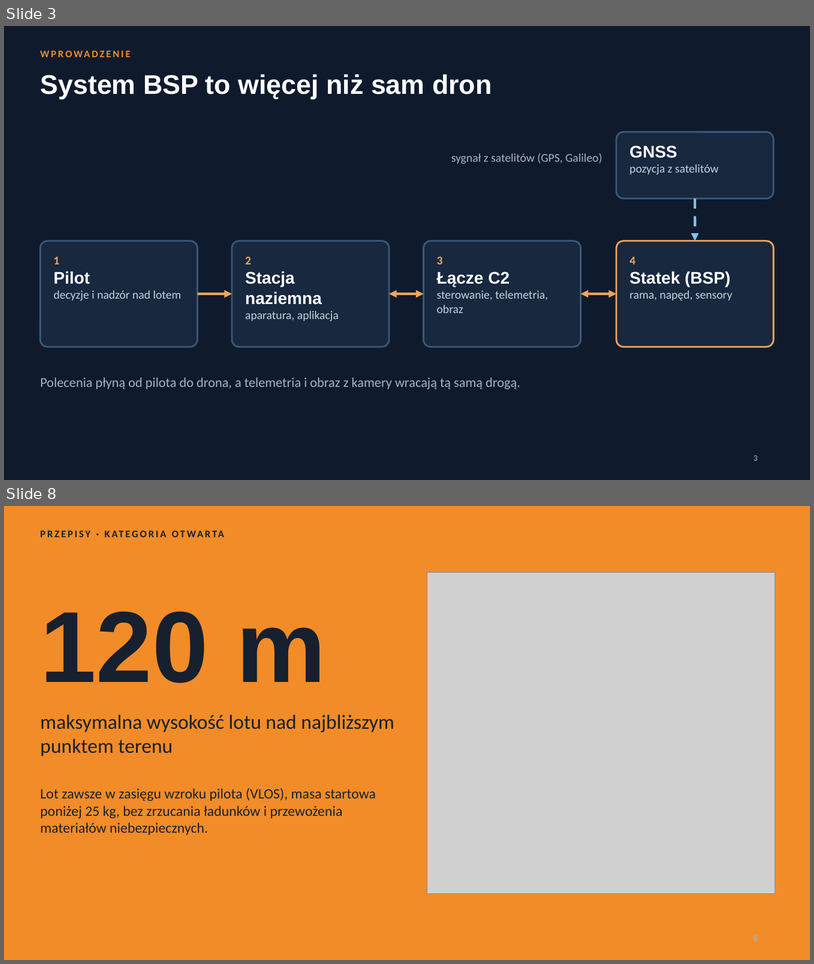
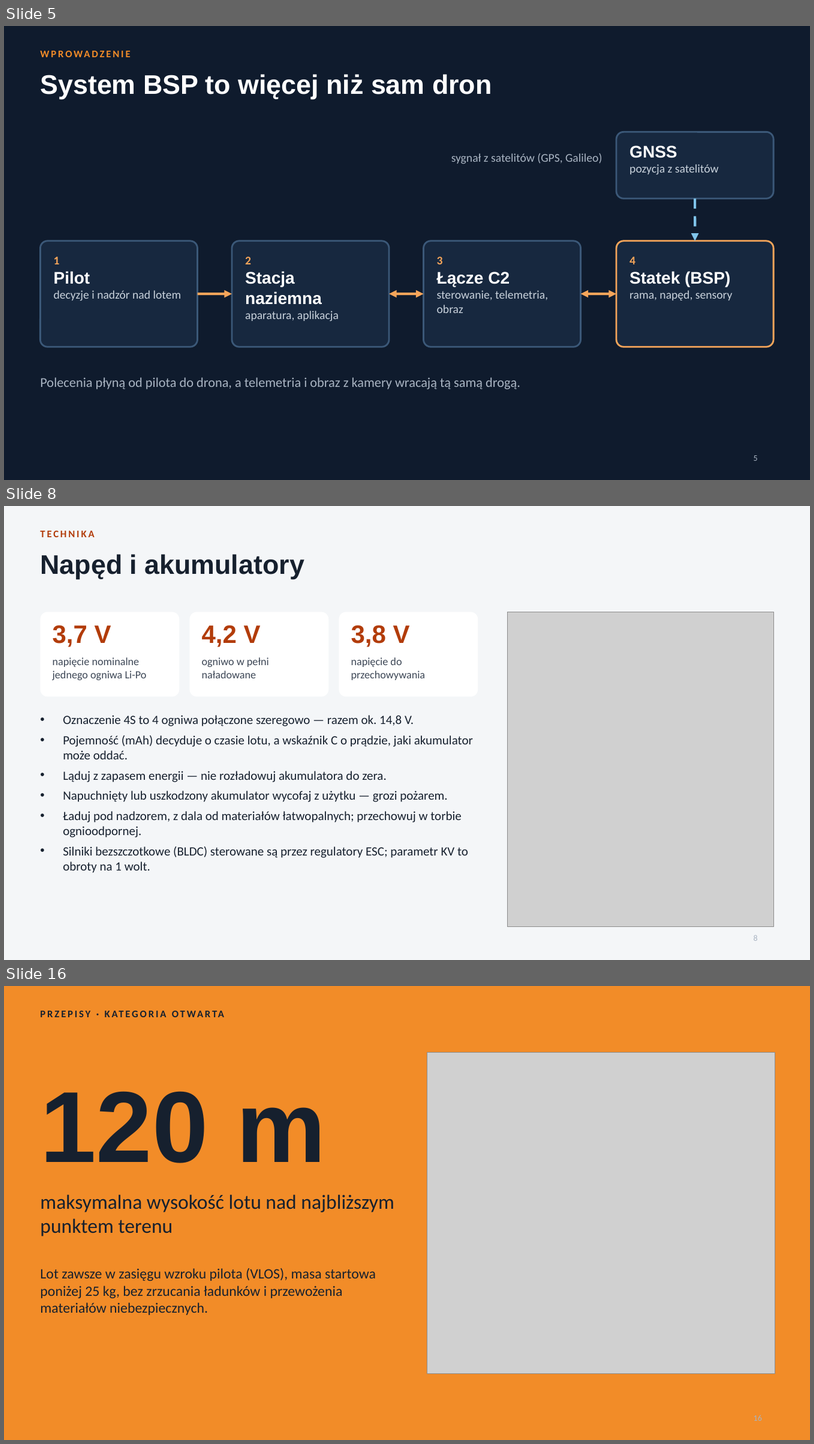
Before and after one commit to Pawel202685/psychic-octo-invention, a slide deck: Ogolna_wiedza_o_BSP.pptx. Shown one above the other, each under a label of ours: slides 3 and 8 before the commit, slides 5, 8 and 16 after it; the slides between them are not shown. The pictures are 814x964 and 814x1444 pixels, drawn with LibreOffice and Linux fonts; fonts in the diff are those of the drawing; grey boxes stand for pictures. Boxes give left, top, right and bottom in pixels: in the first picture for what was removed or moved away, otherwise in the second. Text is boxed around its words. In the diff, an @@ line names an element or a change of style, - is before the commit and + after.

```diff
--- a/Ogolna_wiedza_o_BSP.pptx
+++ b/Ogolna_wiedza_o_BSP.pptx
@@ slide 8 added at [4,506,810,960], background #F4F6F8 @@
@@ text added at [40,531,94,537], 12 pt, text #B23C0A, bold @@
+TECHNIKA
@@ title added at [40,554,305,579], 32 pt, text #16202E, bold @@
+Napęd i akumulatory
@@ rounded rectangle added at [40,612,179,697], fill #FFFFFF @@
@@ rounded rectangle added at [190,612,329,697], fill #FFFFFF @@
@@ rounded rectangle added at [339,612,478,697], fill #FFFFFF @@
@@ picture added at [508,612,774,927] @@
@@ text added at [53,625,111,647], 30 pt, text #B23C0A, bold @@
+3,7 V
@@ text added at [202,625,261,647], 30 pt, text #B23C0A, bold @@
+4,2 V
@@ text added at [351,625,410,647], 30 pt, text #B23C0A, bold @@
+3,8 V
@@ text added at [53,657,147,680], 13 pt, text #3D4756 @@
+napięcie nominalne jednego ogniwa Li-Po
@@ text added at [202,657,269,678], 13 pt, text #3D4756 @@
+ogniwo w pełni naładowane
@@ text added at [351,657,426,680], 13 pt, text #3D4756 @@
+napięcie do przechowywania
@@ text added at [63,715,473,873], 15 pt, text #16202E @@
+• Oznaczenie 4S to 4 ogniwa połączone szeregowo — razem ok. 14,8 V.
+• Pojemność (mAh) decyduje o czasie lotu, a wskaźnik C o prądzie, jaki akumulator może oddać.
+• Ląduj z zapasem energii — nie rozładowuj akumulatora do zera.
+• Napuchnięty lub uszkodzony akumulator wycofaj z użytku — grozi pożarem.
+• Ładuj pod nadzorem, z dala od materiałów łatwopalnych; przechowuj w torbie ognioodpornej.
+• Silniki bezszczotkowe (BLDC) sterowane są przez regulatory ESC; parametr KV to obroty na 1 wolt.
@@ page number added at [754,935,758,940], 10 pt, text #A9B4C2 @@
+8
@@ what was slide 3 is now slide 5 @@
@@ page number at [754,455,758,460]: text changed @@
-3
+5
@@ what was slide 8 is now slide 16 @@
@@ page number at [754,1414,762,1420]: text changed @@
-8
+16
```
Also in this commit, not shown: 6 slides changed, 14 other slides added.
